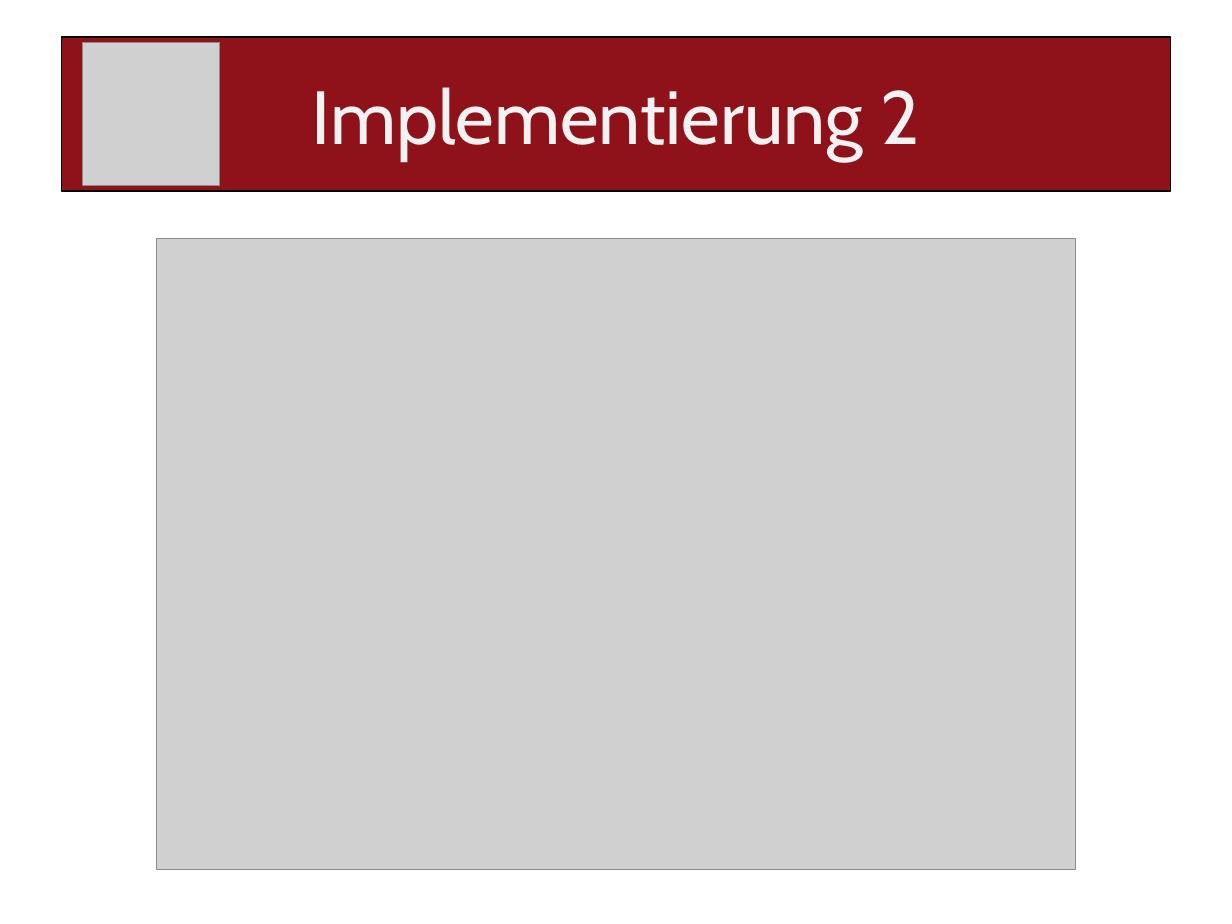
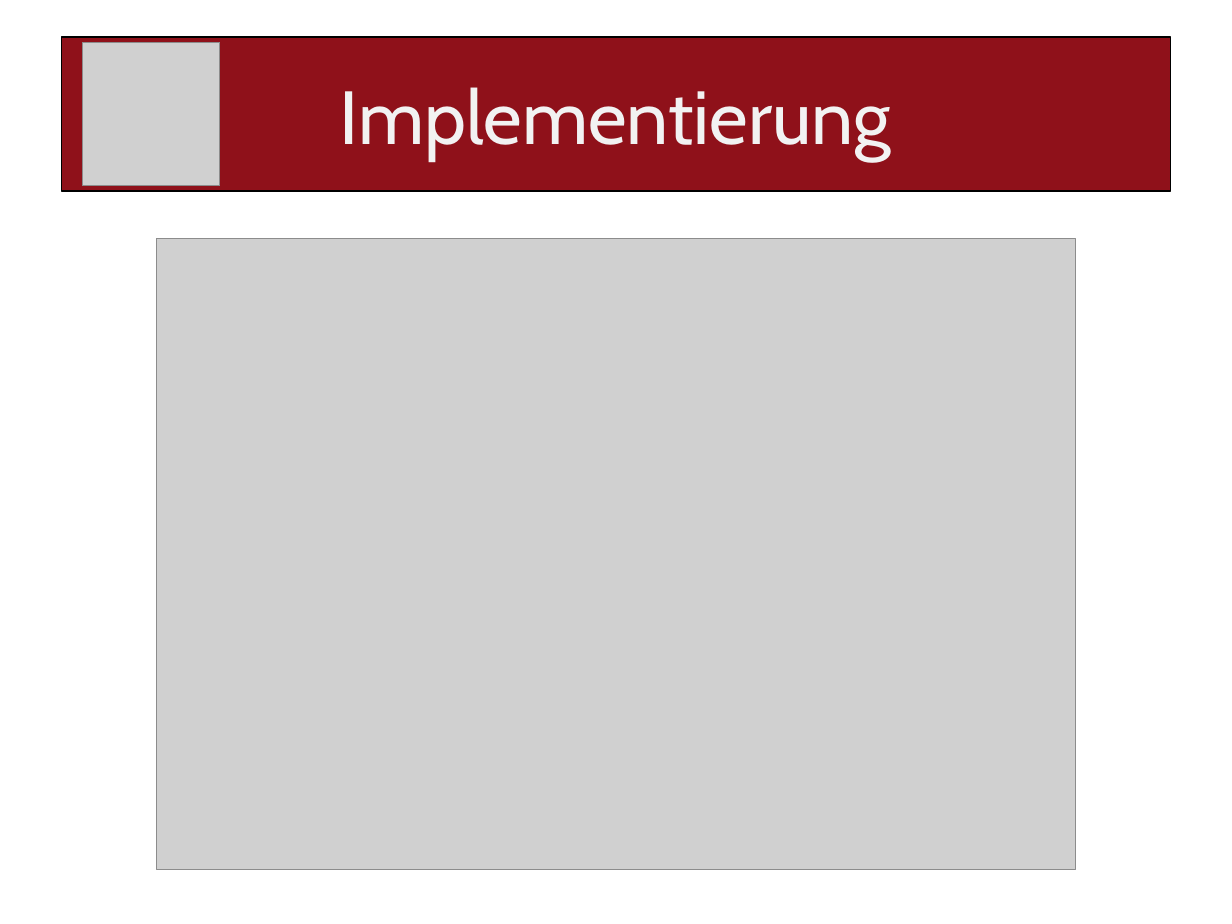
Before and after one commit to paulisch/archivist, a slide deck: slide 11 of Documentation/ProjectDocumentation/Presentation.pptx. Drawn at 1232x924 pixels with LibreOffice and Linux fonts; fonts in the diff are those of the drawing; grey boxes stand for pictures. Boxes give left, top, right and bottom in pixels: in the first picture for what was removed or moved away, otherwise in the second. Text is boxed around its words. In the diff, an @@ line names an element or a change of style, - is before the commit and + after.

```diff
--- a/Documentation/ProjectDocumentation/Presentation.pptx
+++ b/Documentation/ProjectDocumentation/Presentation.pptx
@@ title at <box>340,87,891,159</box>: text changed @@
-Implementierung 2
+Implementierung
```
Also in this commit, not shown: 5 other slides changed, 1 slide added, 1 other file.
